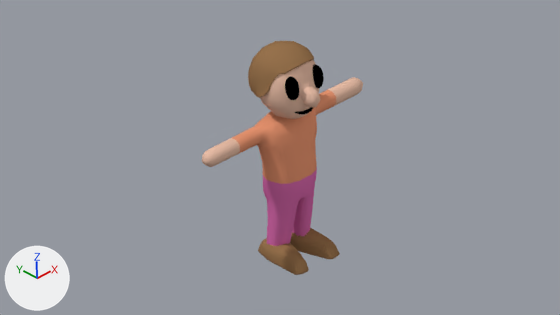
One commit to the Blender file peeps/regular_peep.blend: the scene before it, then after it.
The view is the same before and after, from the file's camera 'Camera_1'. The lights are fixed; the arrows at lower left show +X, +Y and +Z.

Objects in the first picture: 'body', 'hair', 'head', 'shoes'.
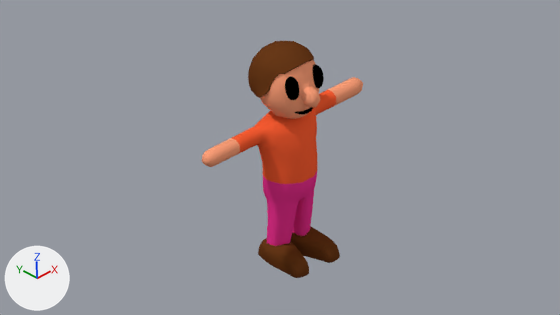
The change in detail:
Material 'MaterialHair.010' (mat_materialhair_010) is new.
Its base color is (0.14, 0.0407, 0.00975) (brown #693919).
Material 'MaterialRec1.005' (mat_materialrec1_005) is new.
Its base color is (1.0, 0.116, 0.0343) (orange #ff6034).
Material 'MaterialSkin.005' (mat_materialskin_005) is new.
Its base color is (1.0, 0.358, 0.194) (orange #ffa17a).
Material 'MaterialRec2.005' (mat_materialrec2_005) is new.
Its base color is (0.903, 0.0343, 0.296) (pink #f43494).
Material 'MaterialHair.011' (mat_materialhair_011) is new.
Its base color is (0.134, 0.0393, 0.00948) (brown #663819).
me_untitled_004 is used by ob_shoes; location (0.139, -0.141, 0.063); rotation (1.571, 0.0, 0.159), in degrees (90, 0, 9.1); scale (0.01, 0.01, 0.01).
me_untitled_004 had 372 vertices, 368 faces and spanned x -40.7..10.4, y -6.9..7.2, z -29.7..25.1.
me_untitled_004 no longer uses material mat_materialhair_001 (brown #97724d).
me_untitled_004 now has 372 vertices, 368 faces and spans x -41.0..11.5, y -9.6..7.2, z -29.7..25.1.
me_untitled_004 part 1: 306 of 372 vertices moved; they spanned x -40.7..10.4, y -6.9..5.6, z -29.7..25.1 and now span x -41.0..11.5, y -9.6..5.6, z -29.7..25.1; mean shift (0.0, -1.9, 0.0); largest move (-27.9, -6.3, 18.5) -> (-27.5, -9.0, 18.7).
me_untitled_004 now uses material mat_materialhair_011 (brown #663819).
me_untitled has 494 vertices, 484 faces and spans x -53.0..118.0, y -48.0..70.0, z -12.0..23.0.
me_untitled is used by ob_body; location (-0.328, 0.012, 0.509); rotation (1.571, 0.0, 0.0), in degrees (90, 0, 0); scale (0.01, 0.01, 0.01).
me_untitled part 2: all 184 faces that had it switch from mat_materialrec1 (orange #eb9772) to mat_materialrec1_005 (orange #ff5f34).
me_untitled part 3: all 88 faces that had it switch from mat_materialskin (beige #e9bea7) to mat_materialskin_005 (orange #ffa17a).
me_untitled part 4: all 212 faces that had it switch from mat_materialrec2 (pink #dc6db0) to mat_materialrec2_005 (pink #f43494).
me_untitled_002 has 132 vertices, 116 faces and spans x -27.1..27.1, y -13.8..27.1, z -27.1..19.7.
me_untitled_002 no longer uses material mat_materialhair (brown #97724d).
me_untitled_002 now uses material mat_materialhair_010 (brown #693919).
me_untitled_006 has 418 vertices, 416 faces and spans x -24.8..24.8, y -22.6..29.7, z -24.5..31.8.
me_untitled_006 no longer uses material mat_materialskin (beige #e9bea7).
me_untitled_006 now uses material mat_materialskin_005 (orange #ffa17a).

What differs and where, as boxes [x1, y1, x2, y2] in the pictures (560 x 315 px):
'shoes', recoloured, reshaped (10% taller)
    before: [258, 228, 340, 275]
    after: [258, 226, 340, 278]
'hair', recoloured
    both: [248, 41, 314, 98]
'head', recoloured (beige to orange)
    both: [260, 60, 320, 119]
part 2 of me_untitled, recoloured
    both: [232, 90, 336, 183]
part 3 of me_untitled, recoloured (beige to orange)
    both: [202, 77, 363, 167]
part 4 of me_untitled, recoloured
    both: [263, 176, 315, 246]
